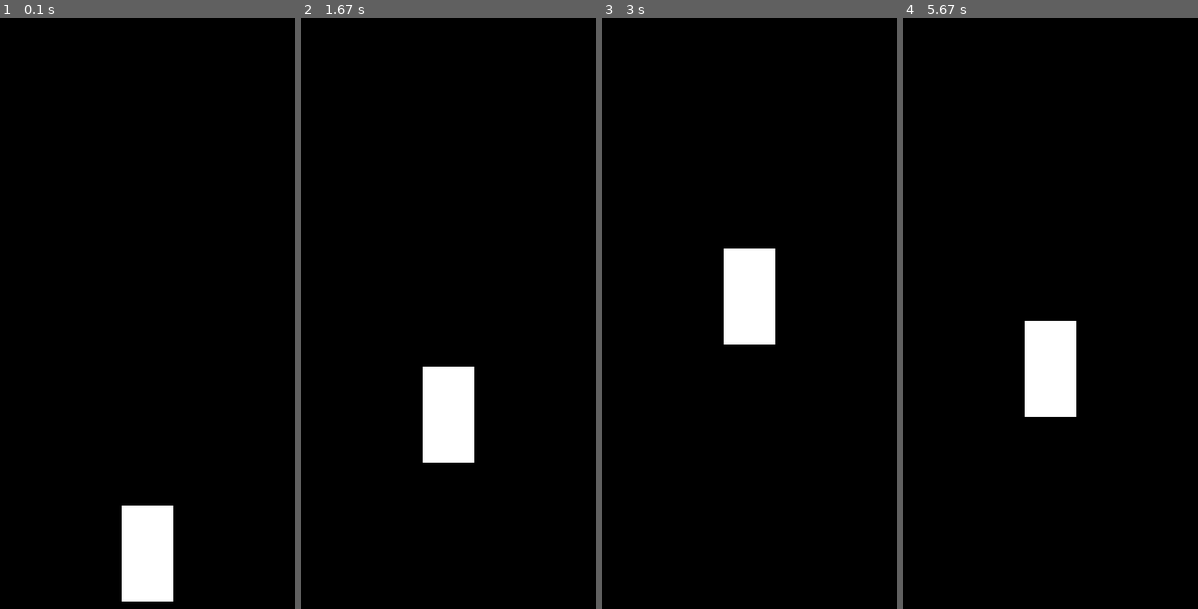
Above: before the commit, frames 1-4 (left to right).
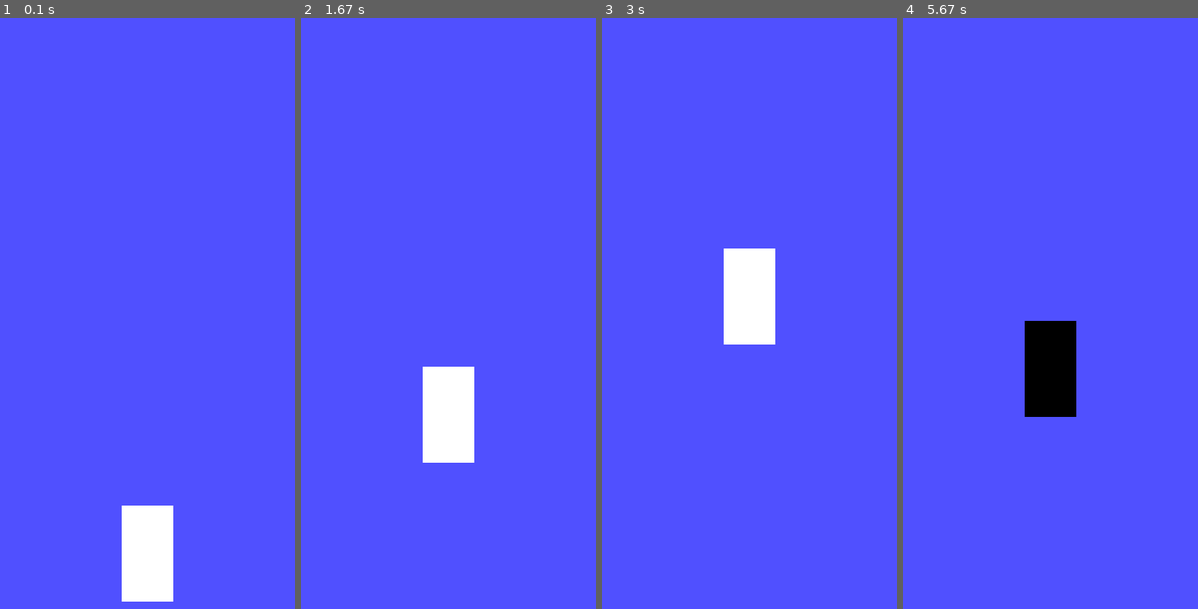
Above: after the commit, the same moments.

Repository: murilofcorso/elevador-pygame
Game: pygame game, started from tela.py
The game is run twice, just before and just after one commit, with the same random seed, the same clock (stepped at 60 frames per second) and the same inputs.
Inputs:
- Up to frame 1 (0.1 s): no input
- Up to frame 2 (1.67 s): no input
- Up to frame 3 (3 s): no input
- Up to frame 4 (5.67 s): no input

The runs differ from the first frame. In frame 1, 97% of the frame differs, in the area x 0-100%, y 0-100%; in frame 2, 97%; in frame 3, 97%; in frame 4, 100%.

Commit message:
animacao de abertura de porta

Diff:
--- a/elevador.py
+++ b/elevador.py
@@ -7,7 +7,6 @@
         self.largura = 70
         self.altura = 130
         self.image = pygame.surface.Surface((self.largura, self.altura), pygame.SRCALPHA)
-        self.image.fill("WHITE")
         self.rect = self.image.get_rect()
 
         self.status = "parado"
@@ -25,12 +24,14 @@
         if self.status == "parado":
             self.status = "movendo"
 
-        if self.rect.bottom > self.tela.get_height() - (destino * self.altura):
-            self.rect.y -= 2
-        elif self.rect.bottom < self.tela.get_height() - (destino * self.altura):
-            self.rect.y += 2
-        else:
-            self.status = "parado"
+        if self.status == "movendo":
+            if self.rect.bottom > self.tela.get_height() - (destino * self.altura):
+                self.rect.y -= 2
+            elif self.rect.bottom < self.tela.get_height() - (destino * self.altura):
+                self.rect.y += 2
+            else:
+                self.status = "parado"
+                self.abrir_porta()
 
         if self.rect.bottom in self.andares.keys():
             self.andar_atual = self.andares[self.rect.bottom]
@@ -39,6 +40,23 @@
     def abrir_porta(self):
         if self.status == "parado":
             self.status = "porta_aberta"
+
+        # if self.status == "porta_aberta":
+
+
+    def desenhar(self):
+        self.image.fill("black")
+        if self.status != "porta_aberta":
+            self.largura_porta = self.largura/2
+            self.pos_porta_direita = self.largura_porta
+        else:
+            self.largura_porta -= 1
+            self.pos_porta_direita += 1
+            if self.largura_porta <= 0:
+                self.fechar_porta()
+
+        pygame.draw.rect(self.image, (255, 255, 255), (0, 0, self.largura_porta, self.altura))
+        pygame.draw.rect(self.image, (255, 255, 255), (self.pos_porta_direita, 0, self.largura_porta, self.altura))
 
 
     def fechar_porta(self):
@@ -64,4 +82,5 @@
 
     def update(self):
         self.mover(self.retornar_proximo_chamado())
-        print(self.chamados)
+        self.desenhar()
+        print(self.chamados, self.status)
--- a/tela.py
+++ b/tela.py
@@ -39,7 +39,7 @@
             sys.exit()
 
     # Atualize a tela
-    tela.fill(PRETO)
+    tela.fill((80, 80, 255))
     # Desenhe outros elementos na tela aqui
     tela.blit(e.image, e.rect.topleft)
     e.update()
